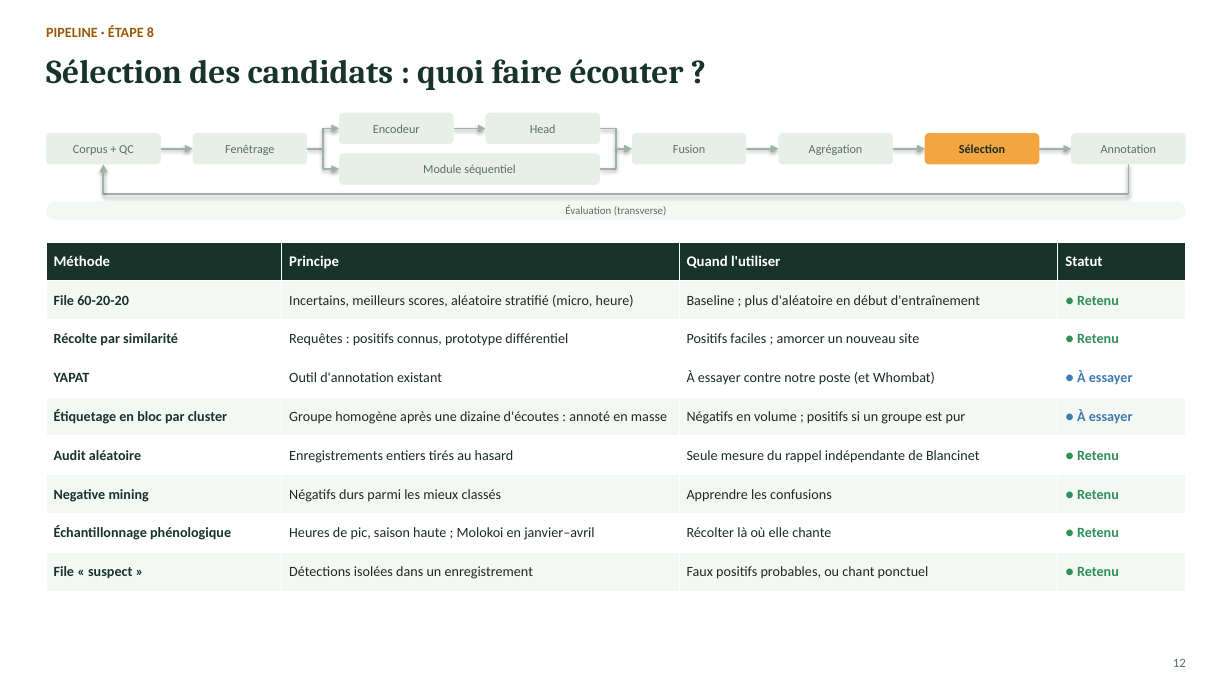
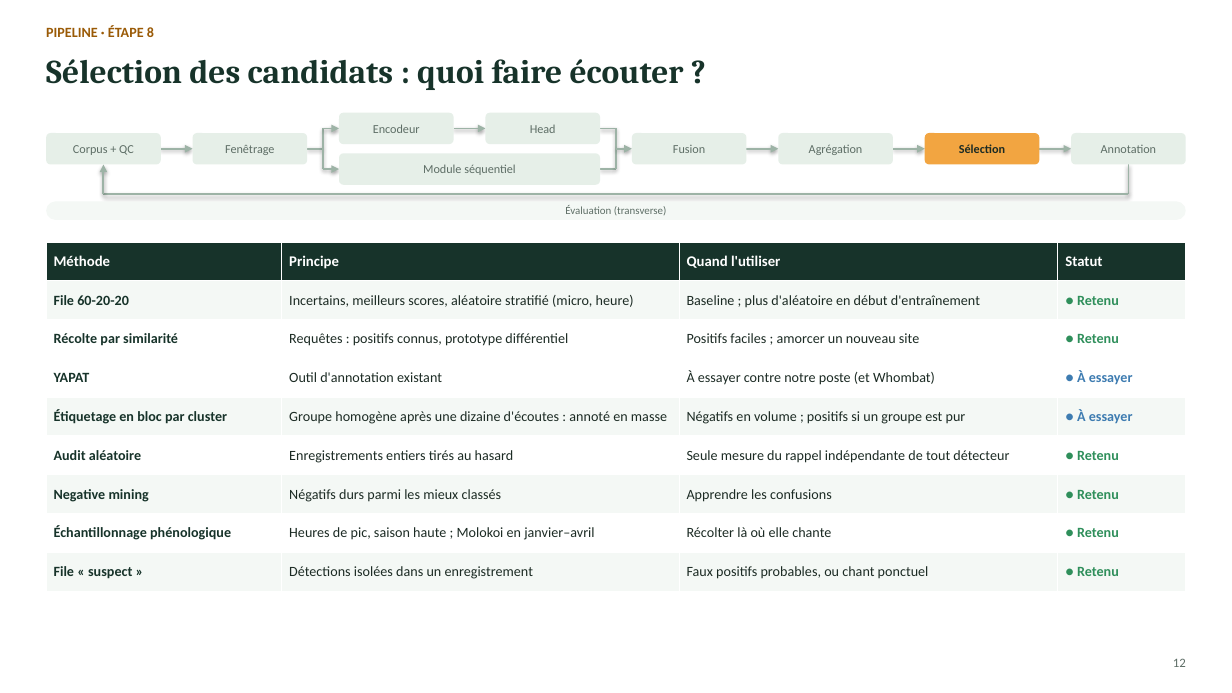
Before and after one commit to Rumble-Paw-Patrol/Grenouille, a slide deck: slide 12 of documentation/prez/presentation_point_etape.pptx. Drawn at 1232x693 pixels with LibreOffice and Linux fonts; fonts in the diff are those of the drawing. Boxes give left, top, right and bottom in pixels: in the first picture for what was removed or moved away, otherwise in the second. Text is boxed around its words. In the diff, an @@ line names an element or a change of style, - is before the commit and + after.

```diff
--- a/documentation/prez/presentation_point_etape.pptx
+++ b/documentation/prez/presentation_point_etape.pptx
@@ table at (46,242,1186,592) @@
-row 6, column 3: Seule mesure du rappel indépendante de Blancinet
+row 6, column 3: Seule mesure du rappel indépendante de tout détecteur
```
Also in this commit, not shown: 4 other slides changed, 40 other files.
